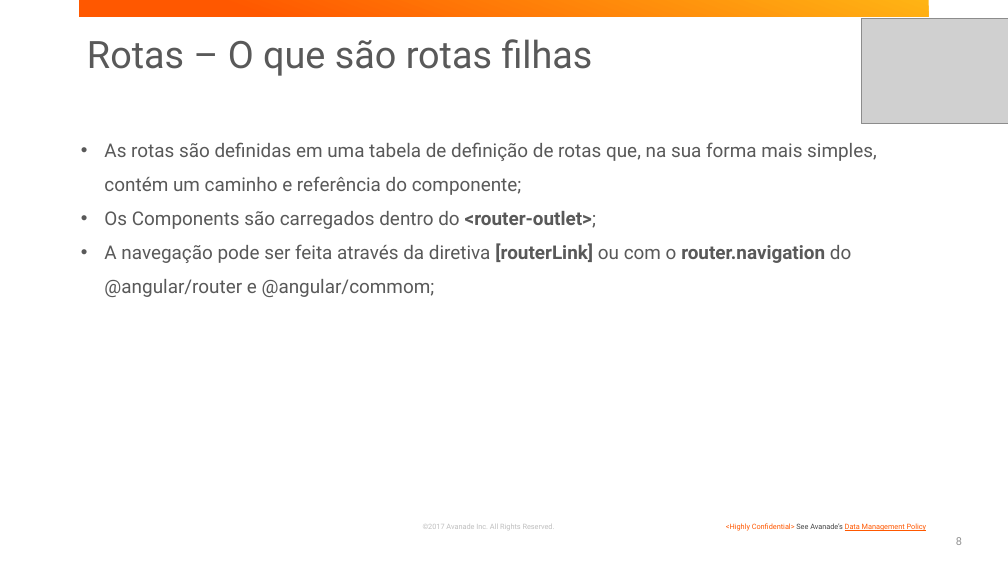
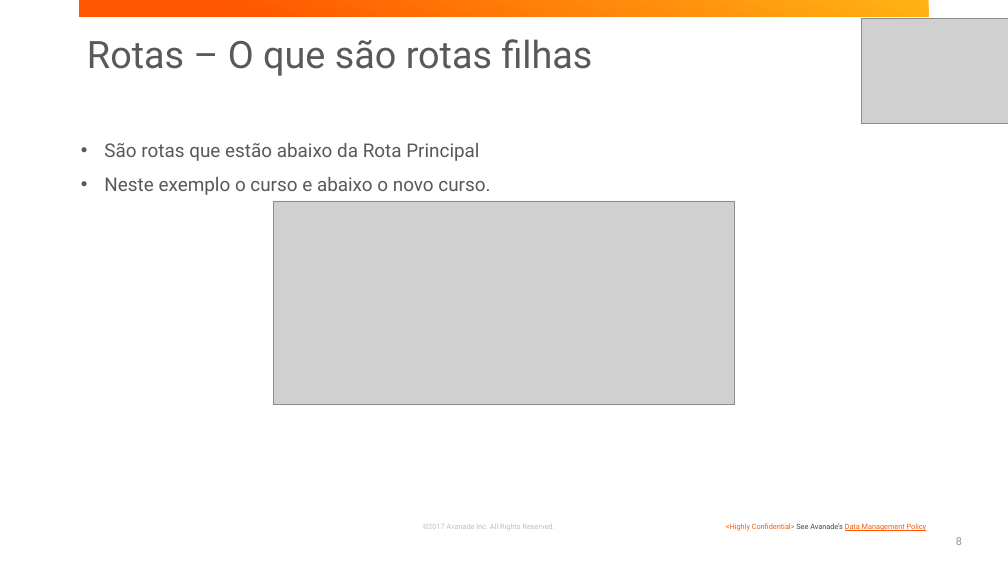
Before and after one commit to BootCampAvanSanAnder/BootCampSantander, a slide deck: slide 8 of presentations/TreinamentoAngular.pptx. Drawn at 1008x567 pixels with LibreOffice and Linux fonts; fonts in the diff are those of the drawing; grey boxes stand for pictures; background and template pictures are left out. Boxes give left, top, right and bottom in pixels: in the first picture for what was removed or moved away, otherwise in the second. Text is boxed around its words. In the diff, an @@ line names an element or a change of style, - is before the commit and + after.

Commit message:
Rotas Filhas - criação de 2 componentes subitem de curso

```diff
--- a/presentations/TreinamentoAngular.pptx
+++ b/presentations/TreinamentoAngular.pptx
@@ text at <box>104,143,490,195</box>: text changed @@
-• As rotas são definidas em uma tabela de definição de rotas que, na sua forma mais simples, contém um caminho e referência do componente;
-• Os Components são carregados dentro do <router-outlet>;
-• A navegação pode ser feita através da diretiva [routerLink] ou com o router.navigation do @angular/router e @angular/commom;
+• São rotas que estão abaixo da Rota Principal
+• Neste exemplo o curso e abaixo o novo curso.
@@ picture added at <box>273,201,735,405</box> @@
```
Also in this commit, not shown: 1 other slide changed, 4 slides added, 1 slide removed, 11 other files.
